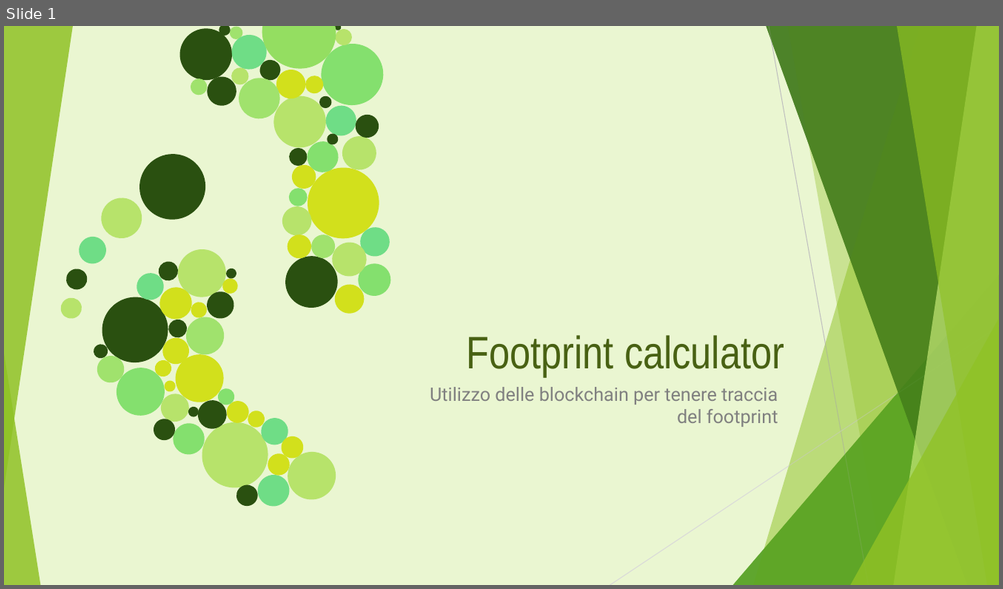
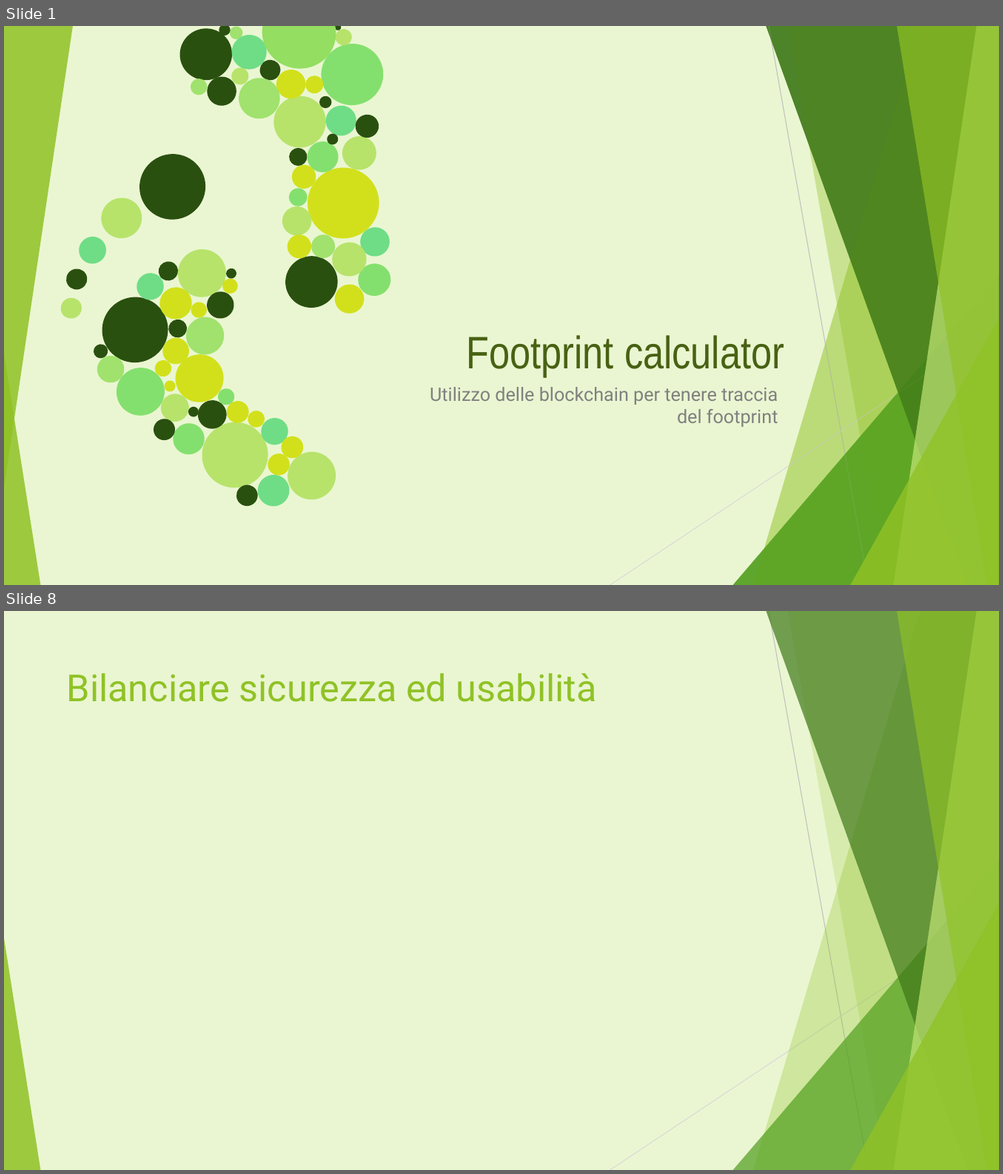
Before and after one commit to ChiaraAmalia/solidityproj, a slide deck: documenti/Footprint calculator.pptx. Shown one above the other, each under a label of ours: slide 1 before the commit, slides 1 and 8 after it; the slides between them are not shown. The pictures are 1003x589 and 1003x1174 pixels, drawn with LibreOffice and Linux fonts; fonts in the diff are those of the drawing. Boxes give left, top, right and bottom in pixels: in the first picture for what was removed or moved away, otherwise in the second. Text is boxed around its words. In the diff, an @@ line names an element or a change of style, - is before the commit and + after.

```diff
--- a/documenti/Footprint calculator.pptx
+++ b/documenti/Footprint calculator.pptx
@@ slide 8 added at <box>4,611,999,1170</box>, background #EAF6D1; not listed: 10 template elements that a slide beside it also shows @@
@@ title added at <box>67,673,597,702</box>, 36 pt, text #90C226 @@
+Bilanciare sicurezza ed usabilità
```
Also in this commit, not shown: 1 slide changed, 6 other slides added.
